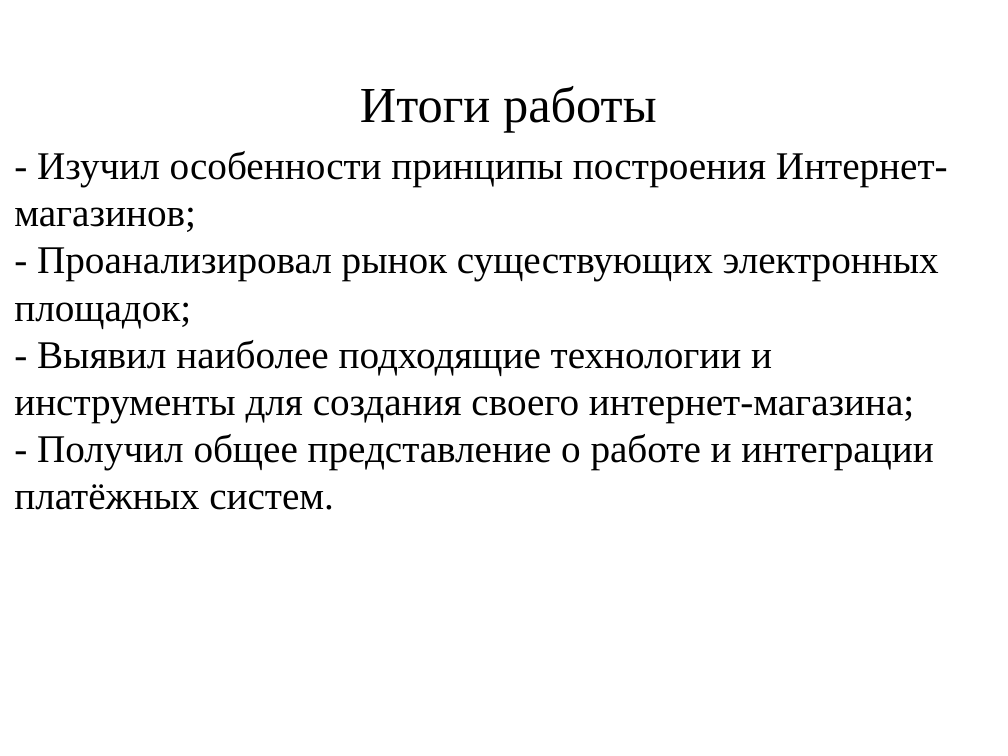
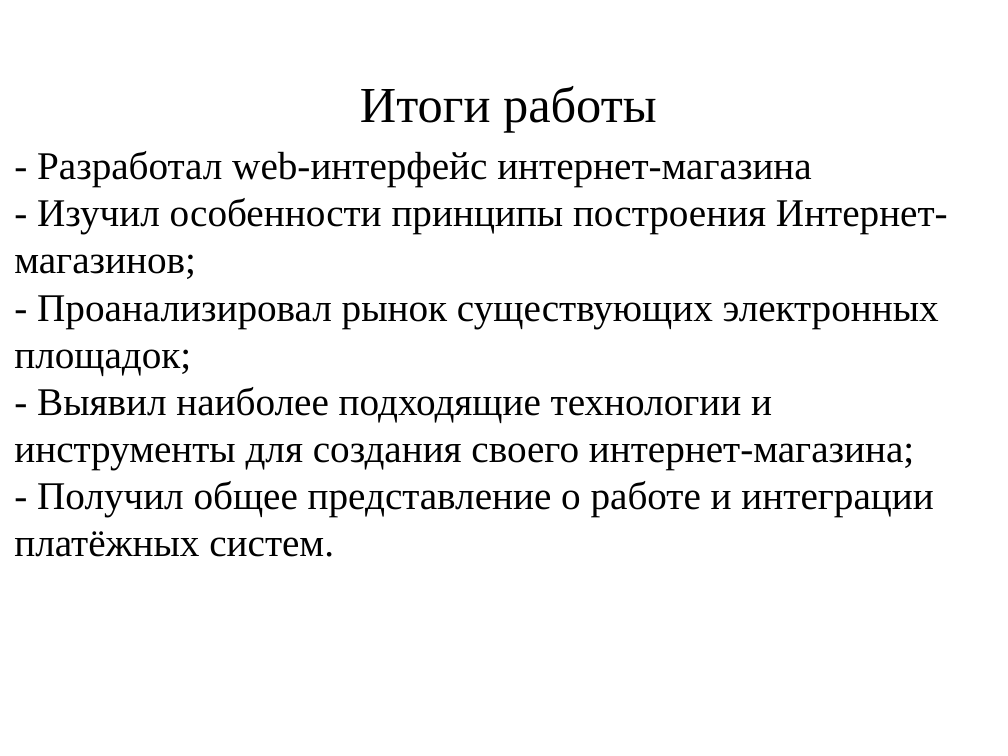
Before and after one commit to Vlad708/redux-shop, a slide deck: slide 12 of react-shopping-cart/public/work.pptx (slide 18 before the commit). Drawn at 1008x756 pixels with LibreOffice and Linux fonts; fonts in the diff are those of the drawing. Boxes give left, top, right and bottom in pixels: in the first picture for what was removed or moved away, otherwise in the second. Text is boxed around its words. In the diff, an @@ line names an element or a change of style, - is before the commit and + after.

```diff
--- a/react-shopping-cart/public/work.pptx
+++ b/react-shopping-cart/public/work.pptx
@@ text at box(37, 151, 812, 187): paragraph added @@
+- Разработал web-интерфейс интернет-магазина
```
Also in this commit, not shown: 2 other slides changed, 6 slides removed, 2 other files.
